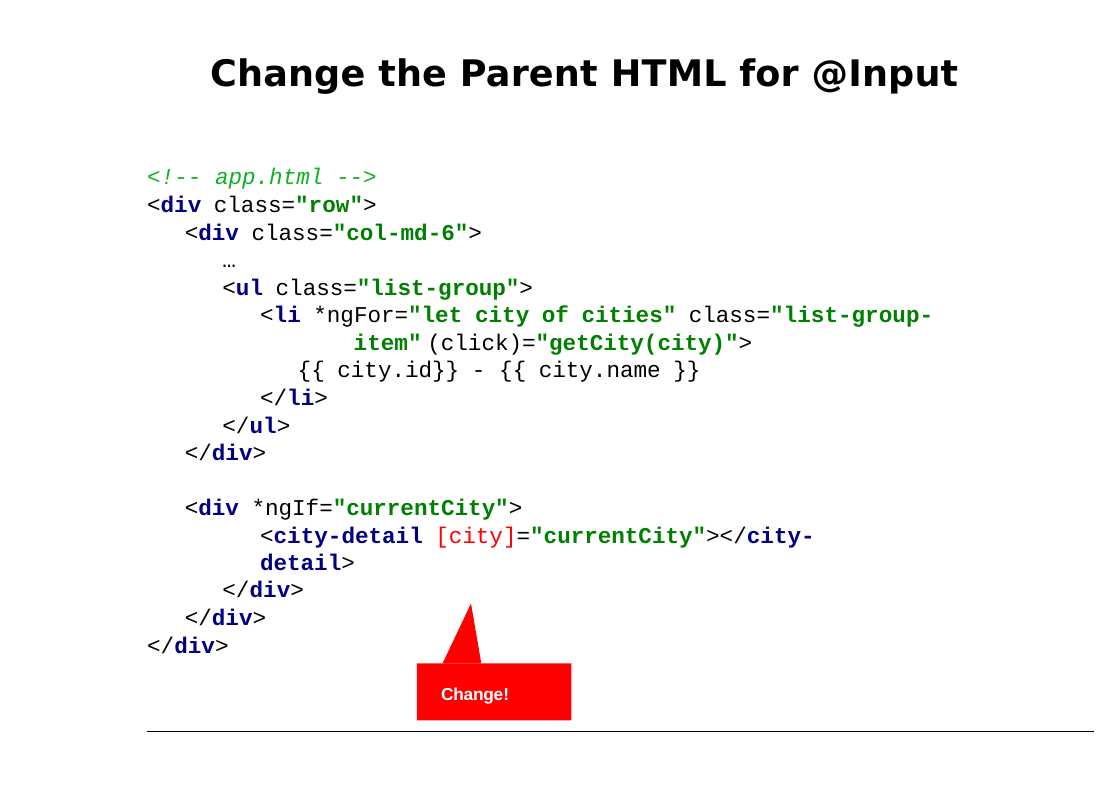
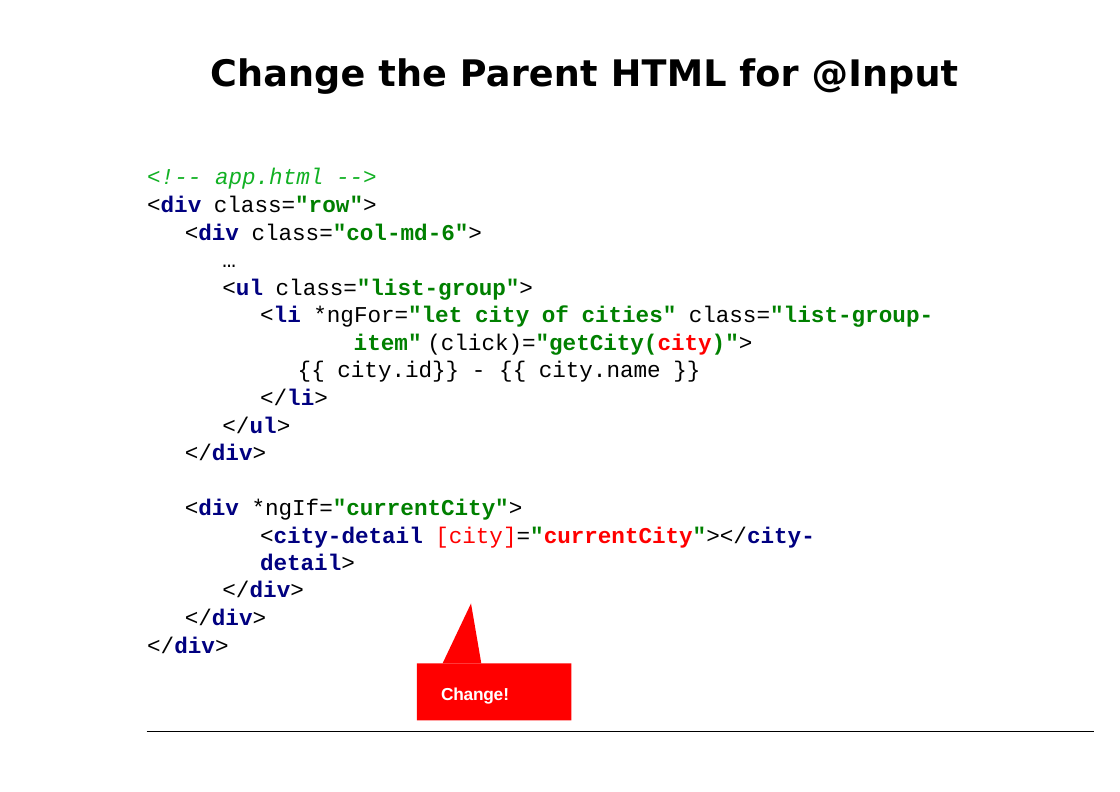
Before and after one commit to petereijgermans11/workshop-angular10, a slide deck: slide 17 of PPT/04- Angular Component Tree.pptx. Drawn at 1120x792 pixels with LibreOffice and Linux fonts; fonts in the diff are those of the drawing. Boxes give left, top, right and bottom in pixels: in the first picture for what was removed or moved away, otherwise in the second. Text is boxed around its words. In the diff, an @@ line names an element or a change of style, - is before the commit and + after.

```diff
--- a/PPT/04- Angular Component Tree.pptx
+++ b/PPT/04- Angular Component Tree.pptx
@@ text at <box>260,306,933,355</box>: text colour #008000 to #FF0000 in "(click)="getCity(city)">" @@
@@ text at <box>260,526,815,571</box>: text colour #008000 to #FF0000 in "[city]="currentCity"></city‐detail>" @@
```
Also in this commit, not shown: 4 other slides changed, 1 slide added, 44 other files.
